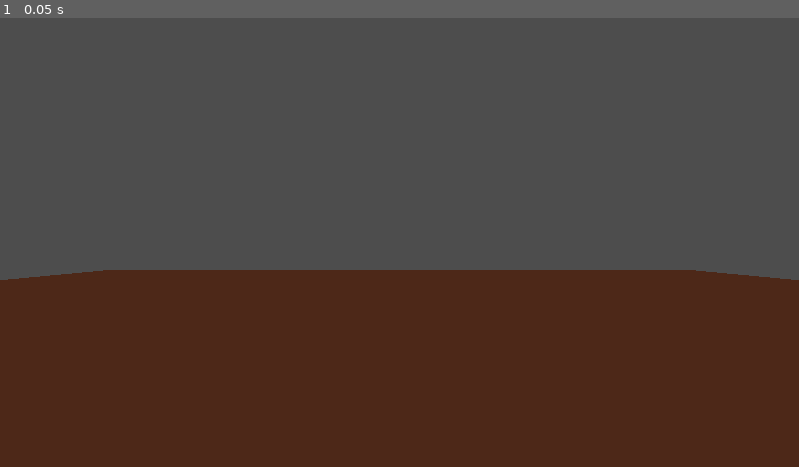
Above: before the commit, frame 1.
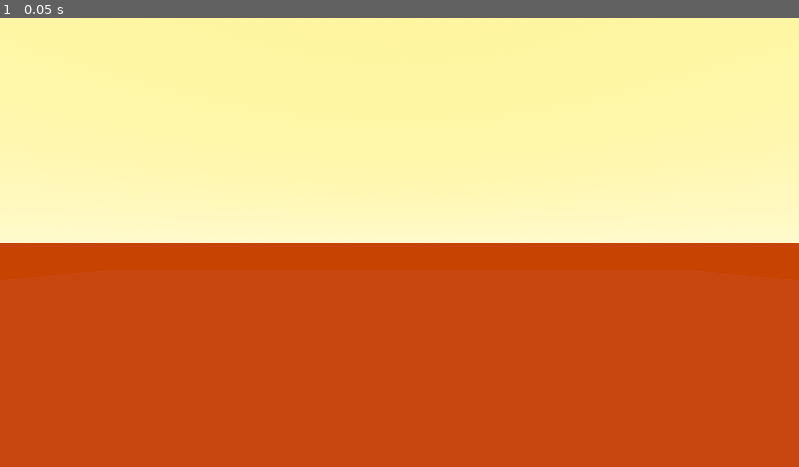
Above: after the commit, the same moment.

Repository: albusdemens/mangrove
Game: Godot game, scene res://scenes/simple_scene.tscn
Same seed, same stepped clock (60 frames per second), same inputs: the game is played once before the commit and once after it.
Inputs:
- Up to frame 1 (0.05 s): no input

The runs differ from the first frame. In frame 1, 100% of the frame differs, in the area x 0-100%, y 0-100%.

Commit message:
<fix>:: all ground has the same color

Diff:
--- a/scenes/simple_scene.tscn
+++ b/scenes/simple_scene.tscn
@@ -6,13 +6,25 @@
 size = Vector3(1400, 1, 1400)
 
 [sub_resource type="StandardMaterial3D" id="StandardMaterial3D_2mqy1"]
-albedo_color = Color(1, 0.580392, 0.388235, 1)
+albedo_color = Color(0.780392, 0.262745, 0, 1)
 
 [sub_resource type="PlaneMesh" id="PlaneMesh_r0udw"]
 material = SubResource("StandardMaterial3D_2mqy1")
 size = Vector2(1400, 1400)
 
+[sub_resource type="ProceduralSkyMaterial" id="ProceduralSkyMaterial_2mqy1"]
+sky_top_color = Color(1, 0.960784, 0.619608, 1)
+sky_horizon_color = Color(1, 0.980392, 0.803922, 1)
+ground_bottom_color = Color(0.780392, 0.262745, 0, 1)
+ground_horizon_color = Color(0.780392, 0.262745, 0, 1)
+ground_curve = 0.169619
+
+[sub_resource type="Sky" id="Sky_r0udw"]
+sky_material = SubResource("ProceduralSkyMaterial_2mqy1")
+
 [sub_resource type="Environment" id="Environment_2mqy1"]
+background_mode = 2
+sky = SubResource("Sky_r0udw")
 
 [node name="simple_scene" type="Node3D"]
 
@@ -34,7 +46,7 @@
 
 [node name="Sprite3D" type="Sprite3D" parent="."]
 transform = Transform3D(1400, 0, 0, 0, 1, 0, 0, 0, 1400, 0, 0, 0)
-modulate = Color(0.996078, 0.427451, 0.305882, 1)
+modulate = Color(0, 0, 0.00392157, 0.00392157)
 pixel_size = 0.1
 script = ExtResource("1_2mqy1")
 
Not shown: 1 places in scenes/simple_scene.tscn that only renumber resources
Not shown, added: notebooks/mountains.ipynb
Not shown, added: notebooks/mountains.py
